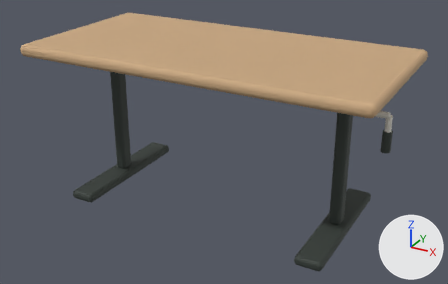
What one commit did to the glTF model public/models/wooden-desk.glb.
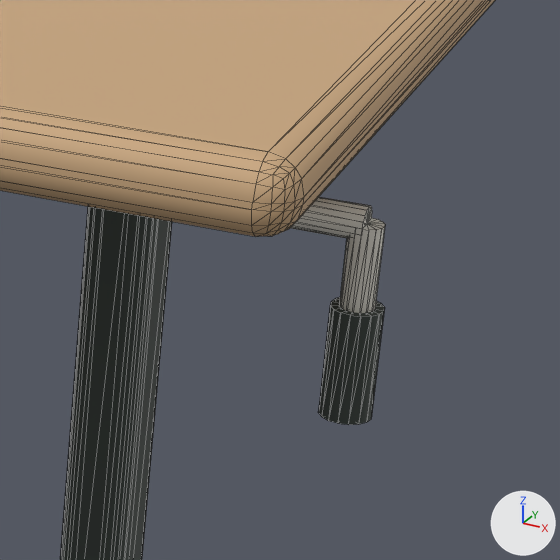
The first picture shows the older version from a 50 mm lens placed at (1.281, -2.302, 1.456), pointed at (0.026, -0.021, 0.316). The close-ups show the older and then the newer version on the part from 72% to 95% of the width and 26% to 63% of the height of that picture. Only the edits that show in the close-ups are written down. Lighting does not change. The marker at lower right points along +X, +Y and +Z. The close-ups show mesh edges as thin lines. Where no turn or scale is listed for an object, it has been applied to the vertices. Vertices at exactly the same position are counted once.
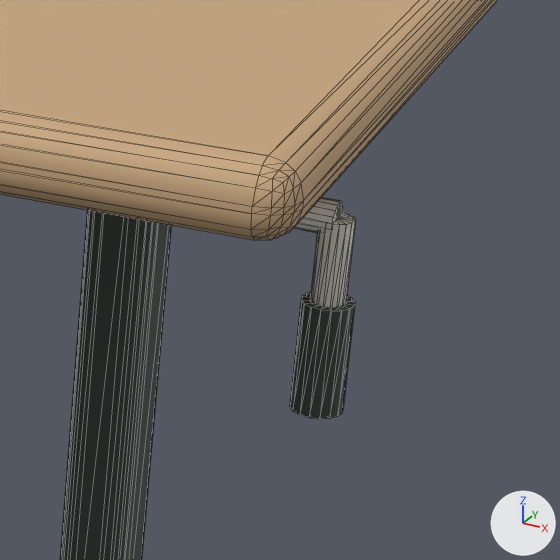
Where the newer file only moved an object's origin or applied its transform, the numbers keep the older frame.

Where the change shows, as pixel boxes [x1, y1, x2, y2] in the close-ups (560 x 560 px):
'Mesh_0', moved: before [0, 0, 495, 237]; after [0, 0, 498, 240]
'Mesh_10', moved: before [318, 297, 385, 425]; after [290, 292, 355, 419]
'Mesh_9', moved: before [339, 218, 385, 313]; after [310, 213, 356, 308]
'Mesh_8', moved, rescaled: before [290, 197, 372, 238]; after [293, 197, 343, 233]

Edits to the bpy script that builds the scene:
```text
Change me_mesh_8:
    used by ob_mesh_8; location = (0.744, -0.2, 0.65)
    remove me_mesh_8.from_pydata(...)  # 34 vertices, 64 faces; spans x -0.056..0.056, y -0.012..0.012, z -0.012..0.012
    add me_mesh_8.from_pydata(...)  # 34 vertices, 64 faces; spans x -0.056..0.036, y -0.012..0.012, z -0.012..0.012
    me_mesh_8 part 1: the whole mesh is scaled about its middle by (0.821, 1, 1), then moved by (-0.01, 0.0, 0.0)
Change ob_mesh_0:
    ob_mesh_0.location: (0.0, 0.0, 0.725) -> (0.0, 0.0, 0.7225)
Change ob_mesh_9:
    ob_mesh_9.location: (0.8, -0.2, 0.615) -> (0.78, -0.2, 0.615)
Change ob_mesh_10:
    ob_mesh_10.location: (0.8, -0.2, 0.55) -> (0.78, -0.2, 0.55)
```
